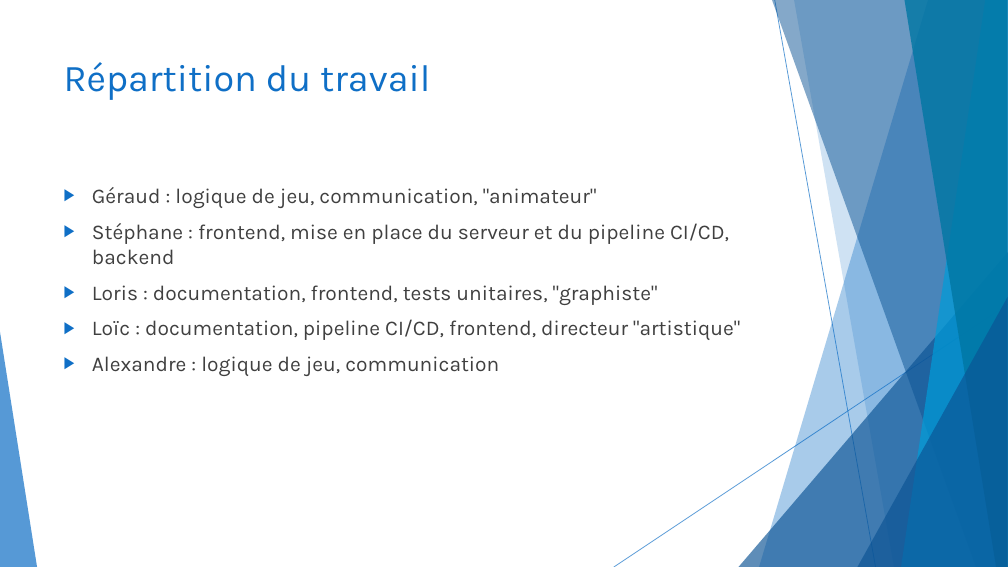
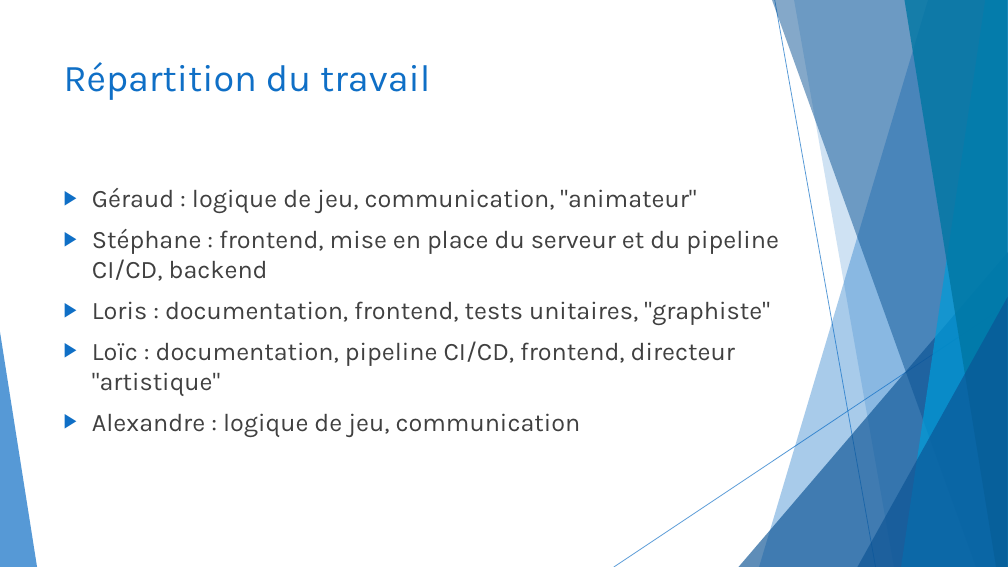
Before and after one commit to CeKonVeu/KingSkullClassicOnline, a slide deck: slide 8 of doc/King Skull Classic Online.pptx (slide 7 before the commit). Drawn at 1008x567 pixels with LibreOffice and Linux fonts; fonts in the diff are those of the drawing. Boxes give left, top, right and bottom in pixels: in the first picture for what was removed or moved away, otherwise in the second. Text is boxed around its words. In the diff, an @@ line names an element or a change of style, - is before the commit and + after.

Commit message:
Mise en page de la présentation

```diff
--- a/doc/King Skull Classic Online.pptx
+++ b/doc/King Skull Classic Online.pptx
@@ text "Géraud : logique de jeu, ..." at <box>92,188,779,437</box>: size 20 to 24 pt @@
```
Also in this commit, not shown: 8 other slides changed, 1 slide added.
